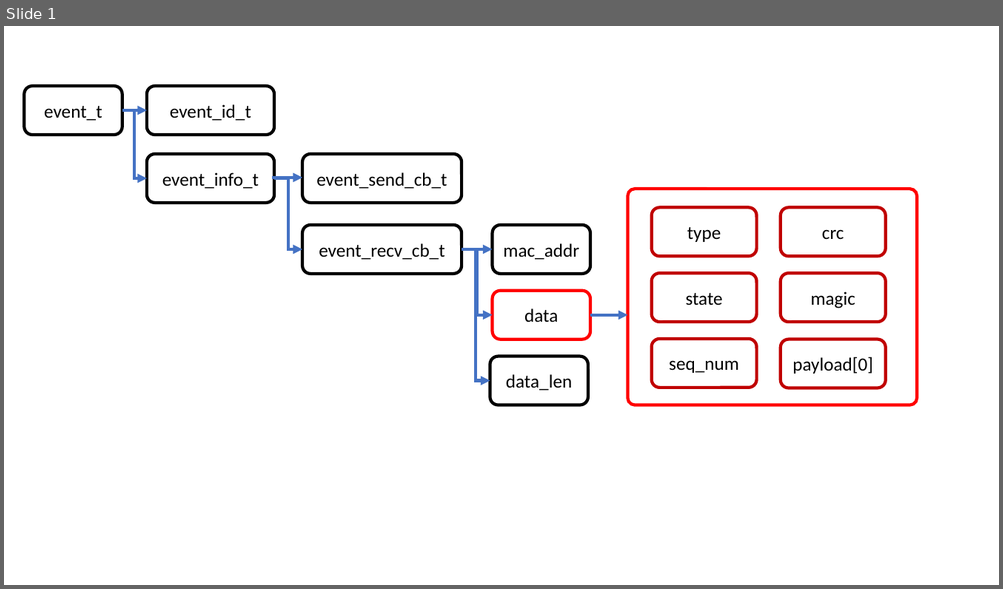
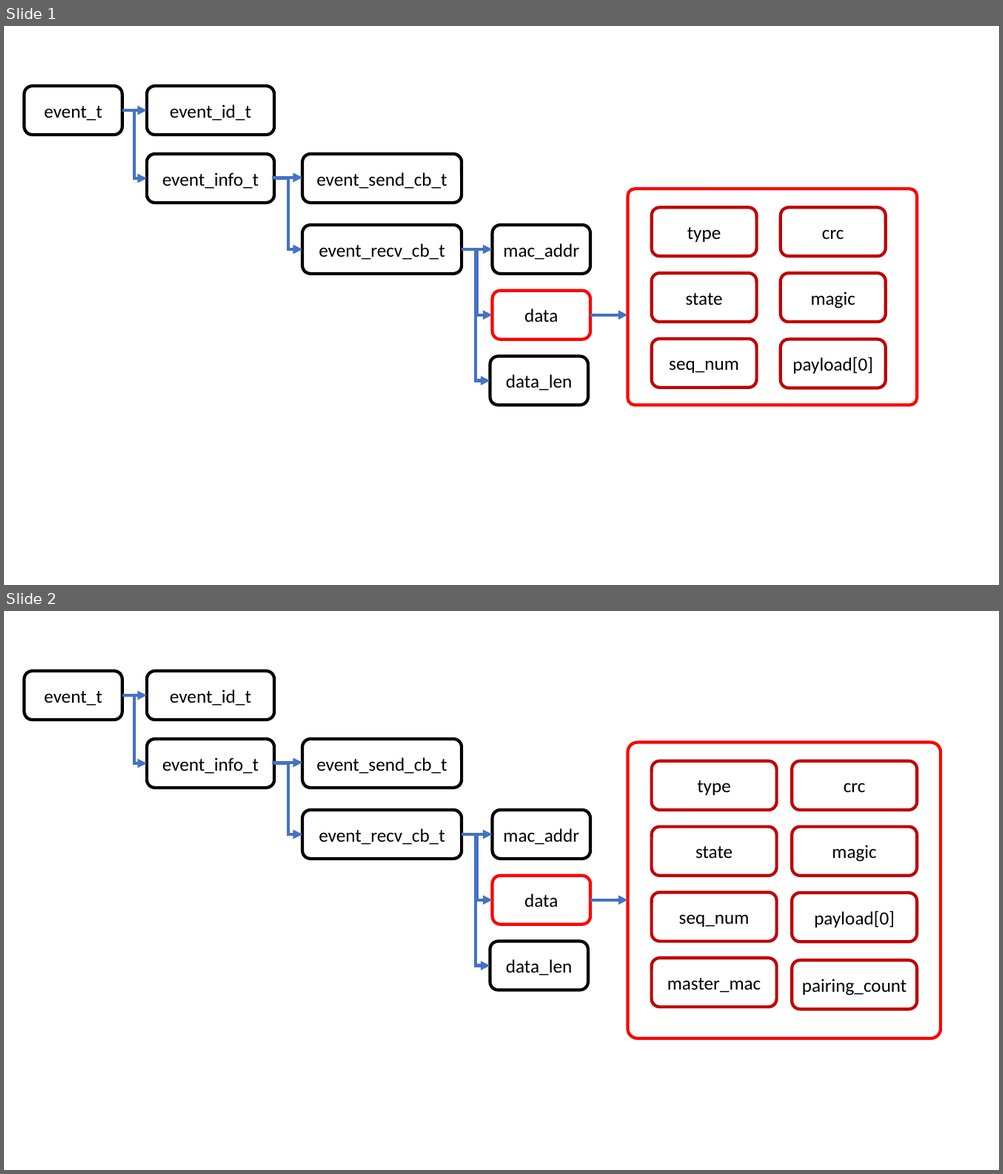
Before and after one commit to Lcooldong/ESP_Study, a slide deck: Espressif_IDE/espnow_example_struct.pptx. Shown one above the other, each under a label of ours: slide 1 before the commit, slides 1 and 2 after it. The pictures are 1003x589 and 1003x1174 pixels, drawn with LibreOffice and Linux fonts; fonts in the diff are those of the drawing. Boxes give left, top, right and bottom in pixels: in the first picture for what was removed or moved away, otherwise in the second. Text is boxed around its words. In the diff, an @@ line names an element or a change of style, - is before the commit and + after.

```diff
--- a/Espressif_IDE/espnow_example_struct.pptx
+++ b/Espressif_IDE/espnow_example_struct.pptx
@@ slide 2 added at bbox=[4, 611, 999, 1170], background #FFFFFF @@
@@ rounded rectangle added at bbox=[24, 671, 122, 719], outline #000000 3 pt, 18 pt, text #000000 @@
+event_t
@@ rounded rectangle added at bbox=[147, 671, 274, 719], outline #000000 3 pt, 18 pt, text #000000 @@
+event_id_t
@@ elbow arrow added from (122, 695) to (147, 763), #4472C4 3 pt @@
@@ elbow arrow added from (122, 695) to (147, 695), #4472C4 3 pt @@
@@ rounded rectangle added at bbox=[147, 739, 274, 788], outline #000000 3 pt, 18 pt, text #000000 @@
+event_info_t
@@ rounded rectangle added at bbox=[302, 739, 461, 788], outline #000000 3 pt, 18 pt, text #000000 @@
+event_send_cb_t
@@ rounded rectangle added at bbox=[628, 742, 940, 1039], outline #FF0000 3 pt @@
@@ arrow added from (272, 763) to (302, 763), #4472C4 3 pt @@
@@ elbow arrow added from (274, 763) to (302, 834), #4472C4 3 pt @@
@@ rounded rectangle added at bbox=[652, 761, 777, 810], outline #C00000 3 pt, 18 pt, text #000000 @@
+type
@@ rounded rectangle added at bbox=[792, 761, 917, 810], outline #C00000 3 pt, 18 pt, text #000000 @@
+crc
@@ rounded rectangle added at bbox=[302, 810, 461, 859], outline #000000 3 pt, 18 pt, text #000000 @@
+event_recv_cb_t
@@ rounded rectangle added at bbox=[492, 810, 589, 859], outline #000000 3 pt, 18 pt, text #000000 @@
+mac_addr
@@ rounded rectangle added at bbox=[652, 826, 777, 876], outline #C00000 3 pt, 18 pt, text #000000 @@
+state
@@ rounded rectangle added at bbox=[792, 826, 917, 876], outline #C00000 3 pt, 18 pt, text #000000 @@
+magic
@@ elbow arrow added from (461, 834) to (489, 966), #4472C4 3 pt @@
@@ elbow arrow added from (461, 834) to (492, 900), #4472C4 3 pt @@
@@ arrow added from (461, 834) to (492, 834), #4472C4 3 pt @@
@@ rounded rectangle added at bbox=[492, 876, 589, 924], outline #FF0000 3 pt, 18 pt, text #000000 @@
+data
@@ rounded rectangle added at bbox=[652, 892, 777, 942], outline #C00000 3 pt, 18 pt, text #000000 @@
+seq_num
@@ rounded rectangle added at bbox=[792, 893, 917, 943], outline #C00000 3 pt, 18 pt, text #000000 @@
+payload[0]
@@ arrow added from (590, 900) to (628, 900), #4472C4 3 pt @@
@@ rounded rectangle added at bbox=[489, 942, 587, 990], outline #000000 3 pt, 18 pt, text #000000 @@
+data_len
@@ rounded rectangle added at bbox=[652, 959, 777, 1008], outline #C00000 3 pt, 18 pt, text #000000 @@
+master_mac
@@ rounded rectangle added at bbox=[792, 961, 917, 1010], outline #C00000 3 pt, 18 pt, text #000000 @@
+pairing_count
```
Also in this commit, not shown: 1 other slide added, 3 other files.
